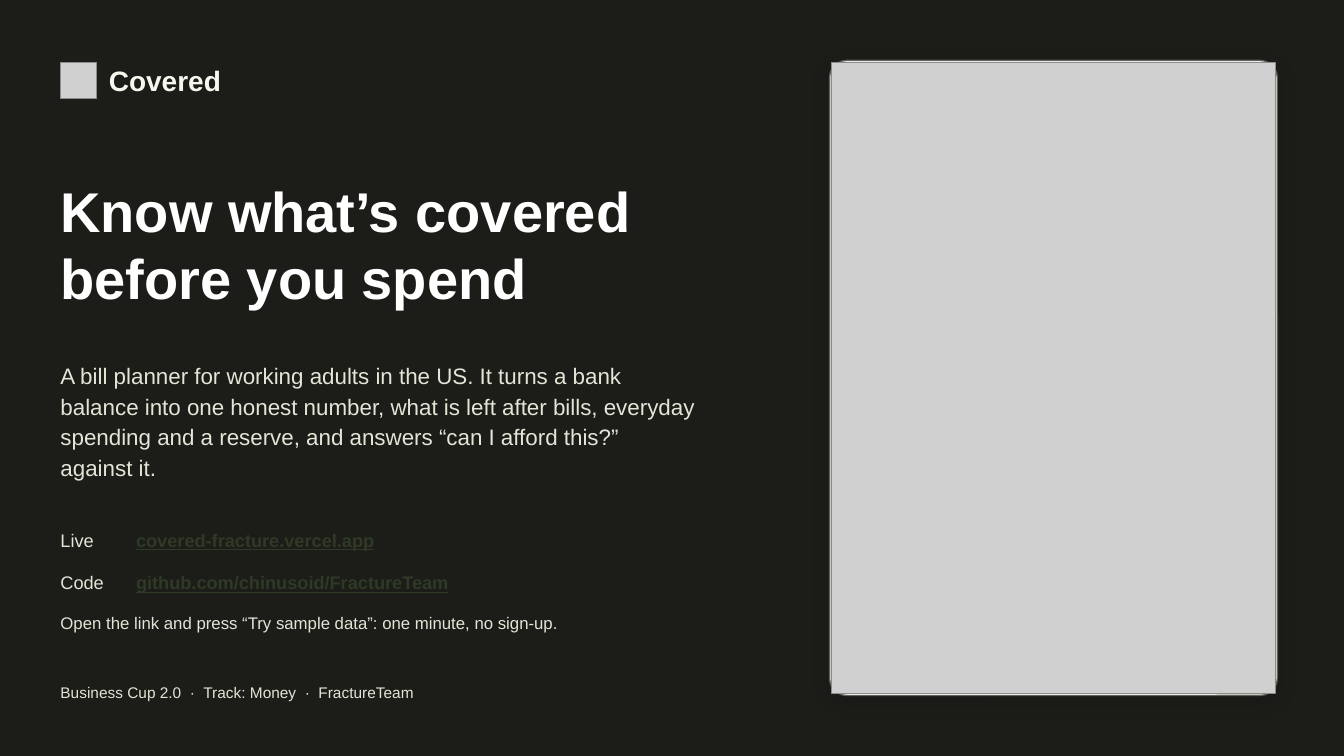
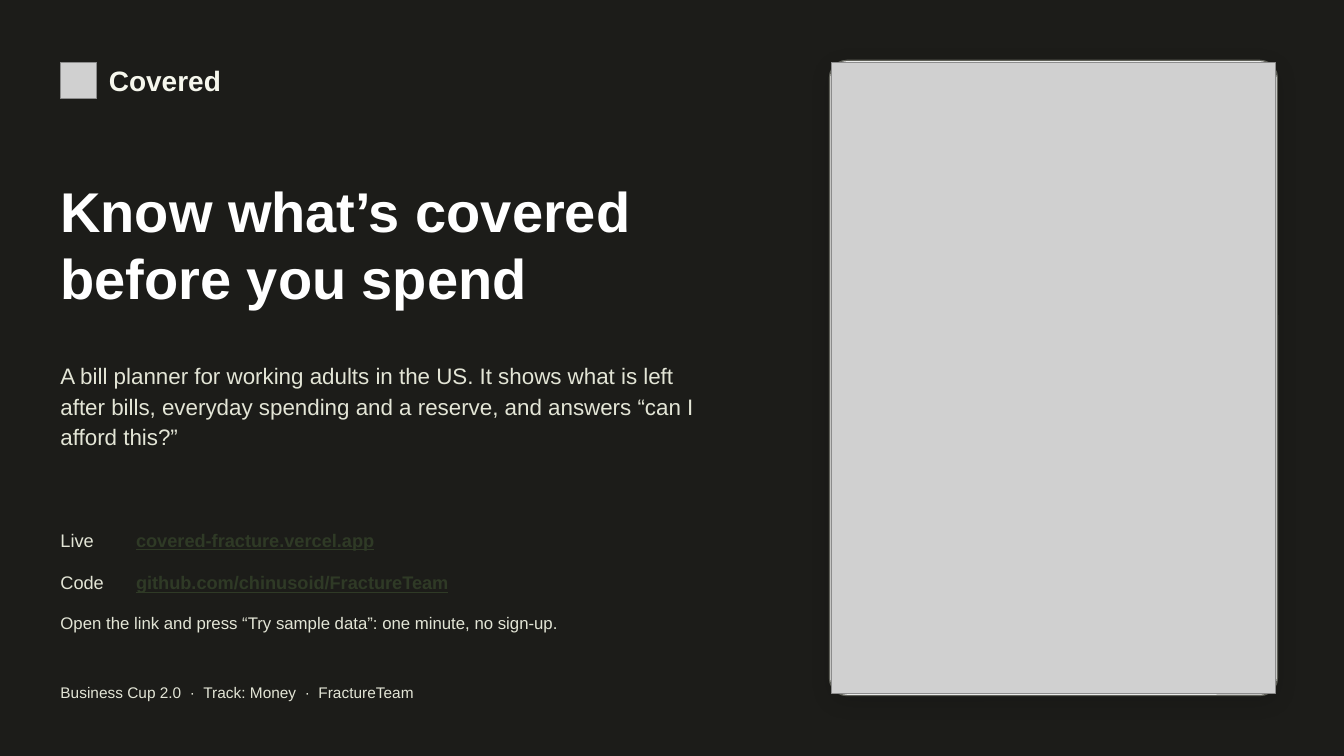
Before and after one commit to chinusoid/FractureTeam, a slide deck: slide 1 of pitch/covered-pitch.pptx. Drawn at 1344x756 pixels with LibreOffice and Linux fonts; fonts in the diff are those of the drawing; grey boxes stand for pictures. Boxes give left, top, right and bottom in pixels: in the first picture for what was removed or moved away, otherwise in the second. Text is boxed around its words. In the diff, an @@ line names an element or a change of style, - is before the commit and + after.

```diff
--- a/pitch/covered-pitch.pptx
+++ b/pitch/covered-pitch.pptx
@@ text at [60,367,693,445]: text changed @@
-A bill planner for working adults in the US. It turns a bank balance into one honest number, what is left after bills, everyday spending and a reserve, and answers “can I afford this?” against it.
+A bill planner for working adults in the US. It shows what is left after bills, everyday spending and a reserve, and answers “can I afford this?”
```
Also in this commit, not shown: 9 other slides changed, 3 other files.
